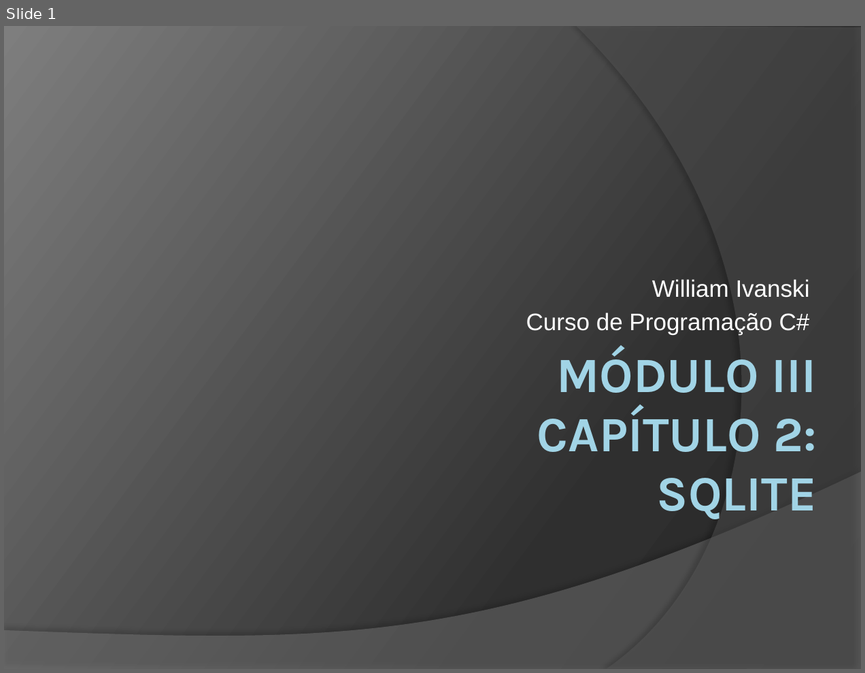
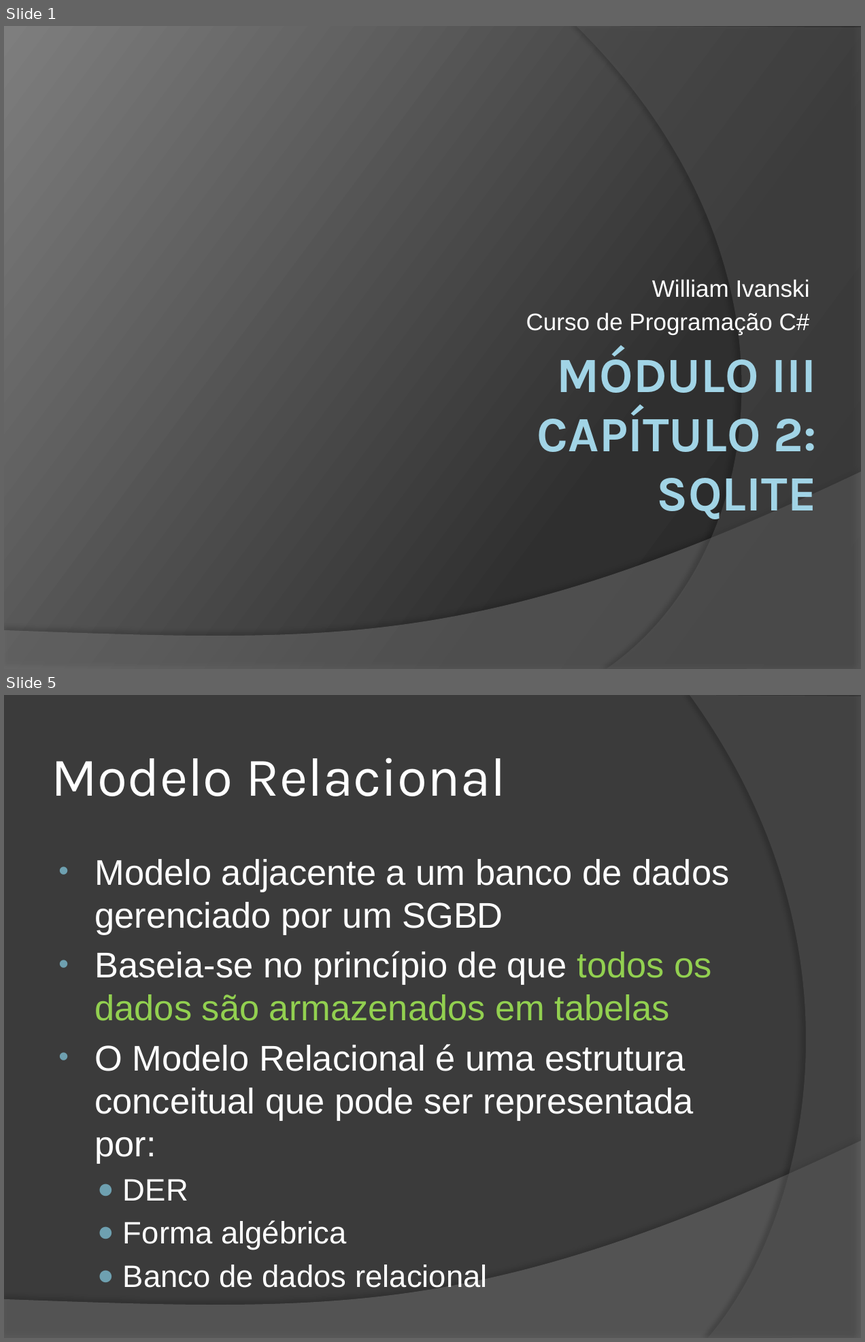
Before and after one commit to wind39/wind39.github.io, a slide deck: curso/modulo3capitulo2.pptx. Shown one above the other, each under a label of ours: slide 1 before the commit, slides 1 and 5 after it; the slides between them are not shown. The pictures are 865x673 and 865x1342 pixels, drawn with LibreOffice and Linux fonts; fonts in the diff are those of the drawing. Boxes give left, top, right and bottom in pixels: in the first picture for what was removed or moved away, otherwise in the second. Text is boxed around its words. In the diff, an @@ line names an element or a change of style, - is before the commit and + after.

```diff
--- a/curso/modulo3capitulo2.pptx
+++ b/curso/modulo3capitulo2.pptx
@@ slide 5 added at bbox=[4, 695, 861, 1338], background #3B3B3B; not listed: 1 template element that a slide beside it also shows @@
@@ freeform shape added at bbox=[689, 695, 861, 1338], fill #5E5E5E at 40% opacity @@
@@ title added at bbox=[51, 758, 506, 796], 46 pt, text #FFFFFF @@
+Modelo Relacional
@@ text added at bbox=[94, 859, 729, 1250], 30 pt, text #FFFFFF @@
+• Modelo adjacente a um banco de dados gerenciado por um SGBD
+• Baseia-se no princípio de que todos os dados são armazenados em tabelas
+• O Modelo Relacional é uma estrutura conceitual que pode ser representada por:
+  ● DER
+  ● Forma algébrica
+  ● Banco de dados relacional
```
Also in this commit, not shown: 1 slide changed, 24 other slides added, 16 other files.
